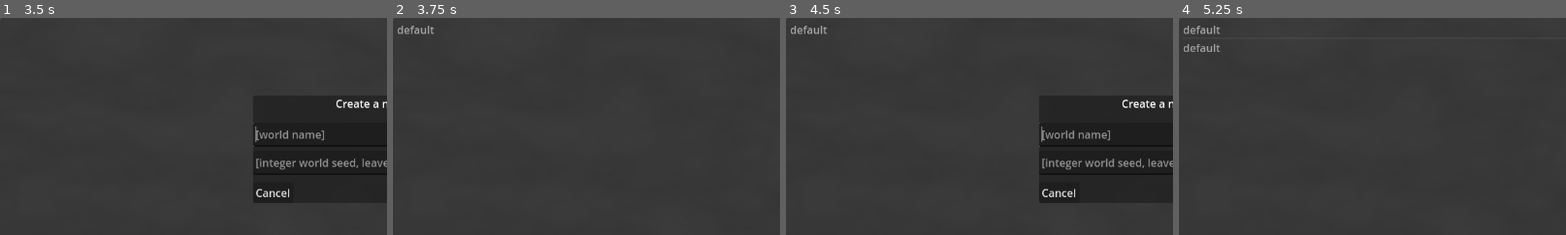
Above: before the commit, frames 1-4 (left to right).
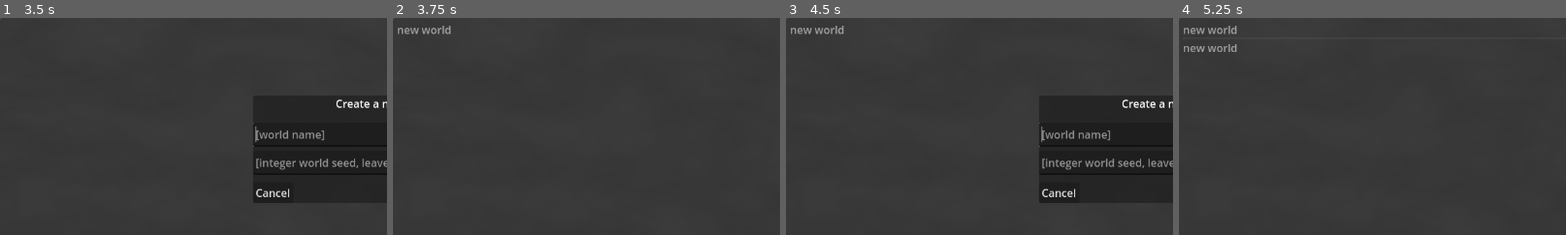
Above: after the commit, the same moments.

Repository: pixerhp/Hatchetflair
Game: Godot game, scene res://scenes/main_scenes/main_menu.tscn
Two runs of this game, one before a commit and one after it. Both use one fixed random seed, a clock stepped at 60 frames per second and the inputs below.
Inputs (mouse positions are % of the whole screen's width and height, from its top left):
- Up to frame 1 (3.5 s): click "Start world" at 0.5 s; click "New World" at 1.25 s; click (50, 44) at 2.02 s; type "Alex" at 2.1 s; click (50, 50) at 2.25 s; type "12" at 2.33 s; click "New World" at 2.75 s
- Up to frame 2 (3.75 s): click "Okay" at 3.5 s
- Up to frame 3 (4.5 s): click "New World" at 4.25 s
- Up to frame 4 (5.25 s): click "Okay" at 5 s
The pictures show only the part of the screen within x 0-50%, y 17-67%; the shares and areas given below are measured in that part.

Frame 1 is identical in both runs. In frame 2, 0.2% of the frame differs, in the area x 1-16%, y 3-8%; in frame 3, 0.2%; in frame 4, 0.4%, in the area x 1-16%, y 3-16%.

Commit message:
Join menu progress, (sync + update list funcs)

Diff:
--- a/scenes/main_scenes/main_menu.tscn
+++ b/scenes/main_scenes/main_menu.tscn
@@ -841,7 +841,7 @@
 [connection signal="pressed" from="Menus/WorldsScreen/WorldsScreenUI/WorldButtons/EditWorld" to="Menus/WorldsScreen" method="open_edit_world_popup"]
 [connection signal="pressed" from="Menus/WorldsScreen/WorldsScreenUI/WorldButtons/DuplicateWorld" to="Menus/WorldsScreen" method="_on_duplicate_world_pressed"]
 [connection signal="pressed" from="Menus/WorldsScreen/WorldsScreenUI/WorldButtons/PlayWorld" to="Menus/WorldsScreen" method="start_world_by_index"]
-[connection signal="visibility_changed" from="Menus/JoinScreen" to="Menus/JoinScreen" method="update_the_displayed_servers_list"]
+[connection signal="visibility_changed" from="Menus/JoinScreen" to="Menus/JoinScreen" method="update_servers_list"]
 [connection signal="pressed" from="Menus/JoinScreen/JoinScreenUI/BackButton/Back" to="." method="switch_to_menu" binds= ["TitleScreen"]]
 [connection signal="item_activated" from="Menus/JoinScreen/JoinScreenUI/SavedServersList" to="Menus/JoinScreen" method="join_server_by_index"]
 [connection signal="item_selected" from="Menus/JoinScreen/JoinScreenUI/SavedServersList" to="Menus/JoinScreen" method="_on_servers_list_item_selected" unbinds=1]
--- a/scripts/autoload_scripts/file_manager.gd
+++ b/scripts/autoload_scripts/file_manager.gd
@@ -425,22 +425,22 @@
 
 #func dict_safe_get(specify a key, even recursively like a dict in a dict in a dict) -> bool:
 
-func normalize_name(name_text: String, default: String) -> String:
-	name_text = name_text.replace("\n", "")
-	name_text = name_text.replace("\r", "")
-	name_text = name_text.replace("\t", "")
-	if name_text == "":
-		name_text = "default"
-	return name_text
-func normalize_seed(seed: String) -> String:
-	seed = seed.replace("\n", "")
-	seed = seed.replace("\r", "")
-	seed = seed.replace("\t", "")
-	if seed != "":
-		seed = str(int(seed))
-	else:
-		seed = str(GeneralGlobals.get_rand_int())
-	return seed
+func normalize_name(name_str: String, default: String) -> String:
+	name_str = name_str.replace("\n", "")
+	name_str = name_str.replace("\r", "")
+	name_str = name_str.replace("\t", "")
+	if name_str.is_empty():
+		name_str = default
+	return name_str
+func normalize_seed(seed_str: String) -> String:
+	seed_str = seed_str.replace("\n", "")
+	seed_str = seed_str.replace("\r", "")
+	seed_str = seed_str.replace("\t", "")
+	if seed_str.is_empty():
+		seed_str = str(GeneralGlobals.get_rand_int())
+	else:
+		seed_str = str(int(seed_str))
+	return seed_str
 func normalize_ip(ip: String) -> String:
 	ip = ip.replace("\n", "")
 	ip = ip.replace("\r", "")
--- a/scripts/main_menu_scripts/menu_join.gd
+++ b/scripts/main_menu_scripts/menu_join.gd
@@ -1,4 +1,8 @@
 extends Control
+
+var server_altnames: Array[String] = []
+var altname_to_nickname: Dictionary = {}
+@onready var servers_list_node: Node = $JoinScreenUI/SavedServersList
 
 
 func _ready():
@@ -12,6 +16,21 @@
 
 	disable_server_selected_requiring_buttons()
 	hide_all_servers_menu_popups()
+	return
+
+
+func sync_servers():
+	var servers_dict: Dictionary = FileManager.read_cfg(FileManager.PATH_SERVERS, ["meta_info"])
+	server_altnames.clear()
+	altname_to_nickname.clear()
+	for altname in servers_dict:
+		server_altnames.append(altname)
+		altname_to_nickname[altname] = servers_dict[altname]["nickname"]
+func update_servers_list():
+	sync_servers()
+	servers_list_node.clear()
+	for server_nickname in altname_to_nickname.values():
+		servers_list_node.add_item(server_nickname)
 	return
 
 
@@ -56,7 +75,7 @@
 	file_contents.append(server_ip)
 	FileManager.write_txtfile_from_array_of_lines(FileManager.PATH_SERVERS, file_contents)
 
-	update_the_displayed_servers_list()
+	update_servers_list()
 	popup.hide()
 	return
 
@@ -91,7 +110,7 @@
 	file_contents[(selected_server_index*2)+2] = popup.get_node("ServerIPInput").text
 	FileManager.write_txtfile_from_array_of_lines(FileManager.PATH_SERVERS, file_contents)
 
-	update_the_displayed_servers_list()
+	update_servers_list()
 	popup.hide()
 	return
 
@@ -122,20 +141,9 @@
 	file_contents.remove_at((selected_server_index*2)+1)
 	FileManager.write_txtfile_from_array_of_lines(FileManager.PATH_SERVERS, file_contents)
 
-	update_the_displayed_servers_list()
+	update_servers_list()
 	disable_server_selected_requiring_buttons()
 	$RemoveServerPopup.hide()
-	return
-
-
-func update_the_displayed_servers_list():
-	FileManager.sort_file_line_groups_alphabetically(FileManager.PATH_SERVERS, 2, 1)
-	$JoinScreenUI/SavedServersList.clear()
-
-	# Add each server nickname from the text file to the displayed servers list text you see in the menu.
-	var servers_list_txtfile_lines: PackedStringArray = FileManager.read_file_lines(FileManager.PATH_SERVERS)
-	for index in range(1, servers_list_txtfile_lines.size()-1, 2):
-		$JoinScreenUI/SavedServersList.add_item(servers_list_txtfile_lines[index])
 	return
 
 
--- a/scripts/main_menu_scripts/menu_worlds.gd
+++ b/scripts/main_menu_scripts/menu_worlds.gd
@@ -22,7 +22,6 @@
 func sync_worlds() -> Error:
 	var any_errors_encountered: bool = false
 	world_dir_names.assign(DirAccess.get_directories_at(FileManager.PATH_WORLDS))
-	# Set up the dir names to world names dictionary:
 	dir_name_to_world_name.clear()
 	for dir_name in world_dir_names:
 		dir_name_to_world_name[dir_name] = FileManager.read_cfg_keyval(FileManager.PATH_WORLDS + "/" + dir_name + "/world.cfg", "meta_info", "world_name")
